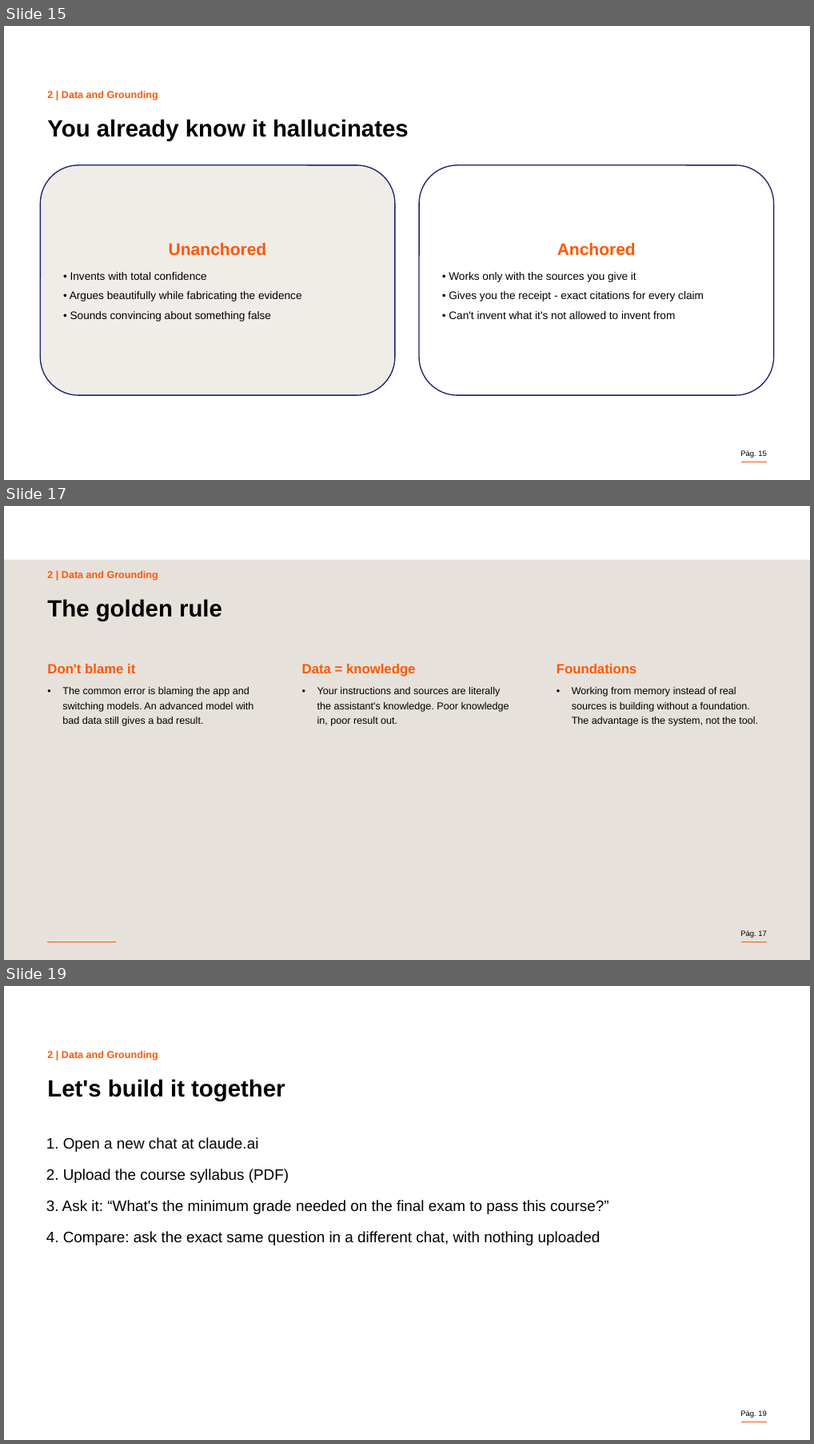
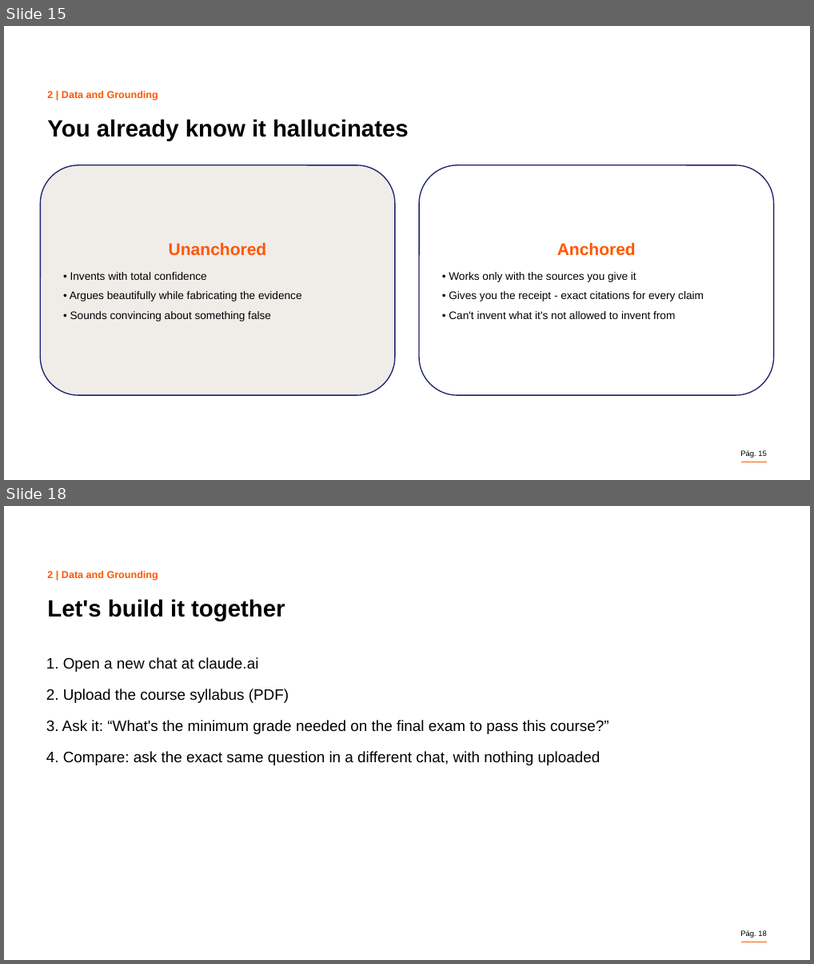
Before and after one commit to aguazz/search-processing-use-of-information, a slide deck: 01-Content/Topic 3 - AI and Prompt Engineering/AI and Prompt Engineering.pptx. Shown one above the other, each under a label of ours: slides 15, 17 and 19 before the commit, slides 15 and 18 after it; the slides between them are not shown. The pictures are 814x1444 and 814x964 pixels, drawn with LibreOffice and Linux fonts; fonts in the diff are those of the drawing; background and template pictures are left out. Boxes give left, top, right and bottom in pixels: in the first picture for what was removed or moved away, otherwise in the second. Text is boxed around its words. In the diff, an @@ line names an element or a change of style, - is before the commit and + after.

```diff
--- a/01-Content/Topic 3 - AI and Prompt Engineering/AI and Prompt Engineering.pptx
+++ b/01-Content/Topic 3 - AI and Prompt Engineering/AI and Prompt Engineering.pptx
@@ slide 17 removed at (4, 506, 810, 960), background #FFFFFF; not listed: 2 template elements that a slide beside it also shows @@
@@ rectangle removed at (4, 560, 810, 960) @@
@@ text removed at (47, 571, 158, 580) @@
-2 | Data and Grounding
@@ title removed at (47, 599, 222, 621) @@
-The golden rule
@@ text removed at (47, 664, 135, 673) @@
-Don't blame it
@@ text removed at (302, 664, 415, 676) @@
-Data = knowledge
@@ text removed at (557, 664, 637, 673) @@
-Foundations
@@ text removed at (62, 687, 254, 726) @@
-• The common error is blaming the app and switching models. An advanced model with bad data still gives a bad result.
@@ text removed at (318, 687, 510, 726) @@
-• Your instructions and sources are literally the assistant's knowledge. Poor knowledge in, poor result out.
@@ text removed at (572, 687, 758, 726) @@
-• Working from memory instead of real sources is building without a foundation. The advantage is the system, not the tool.
@@ line removed from (117, 941) to (47, 941) @@
@@ what was slide 19 is now slide 18 @@
```
Also in this commit, not shown: 25 slides changed, 1 other slide removed, 1 other file.
